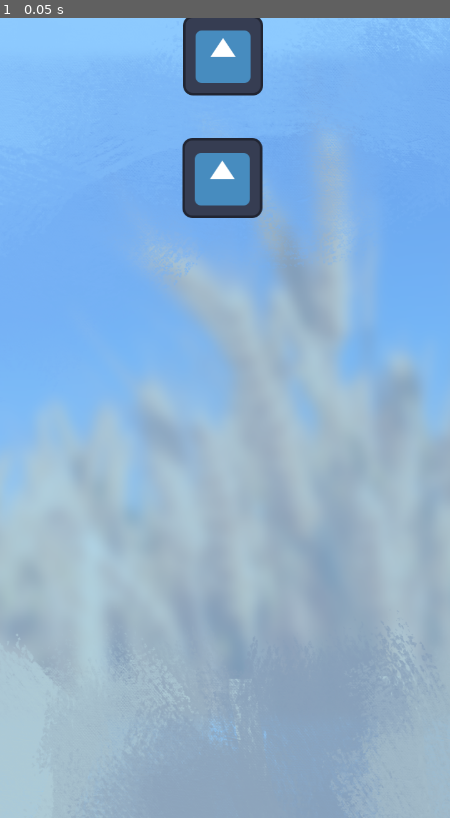
Above: before the commit, frame 1.
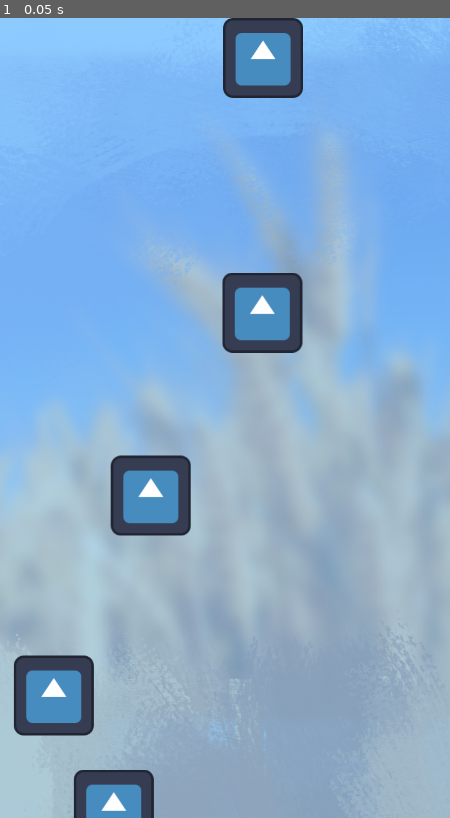
Above: after the commit, the same moment.

Repository: DannyIsYog/Trigo-Jump
Game: Godot game, scene res://Scenes/Game.tscn
Two runs of this game, one before a commit and one after it. Both use one fixed random seed, a clock stepped at 60 frames per second and the inputs below. The engine's default icon, where the game draws it, is replaced by a stand-in: a white triangle on a blue panel in a dark square.
Inputs:
- Up to frame 1 (0.05 s): no input

The runs differ from the first frame. In frame 1, 10% of the frame differs, in the area x 3-68%, y 0-100%.

Commit message:
add spawning platforms

Diff:
--- a/Scenes/Game.gd
+++ b/Scenes/Game.gd
@@ -3,6 +3,7 @@
 @export var platform_scene: PackedScene
 
 func _ready() -> void:
+	randomize()
 	spawn_platforms()
 
 
--- a/Scenes/Game.tscn
+++ b/Scenes/Game.tscn
@@ -6,13 +6,31 @@
 
 [sub_resource type="Curve2D" id="Curve2D_lbvoq"]
 _data = {
-"points": PackedVector2Array(0, 0, 0, 0, 0, 60, 0, 0, 0, 0, 720, 60)
+"points": PackedVector2Array(0, 0, 0, 0, 0, 0, 0, 0, 0, 0, 720, 0)
 }
 point_count = 2
 
 [sub_resource type="Curve2D" id="Curve2D_h5rls"]
 _data = {
-"points": PackedVector2Array(0, 0, 0, 0, 0, 256, 0, 0, 0, 0, 720, 256)
+"points": PackedVector2Array(0, 0, 0, 0, 0, 368, 0, 0, 0, 0, 720, 448)
+}
+point_count = 2
+
+[sub_resource type="Curve2D" id="Curve2D_ax20e"]
+_data = {
+"points": PackedVector2Array(0, 0, 0, 0, 0, 720, 0, 0, 0, 0, 720, 640)
+}
+point_count = 2
+
+[sub_resource type="Curve2D" id="Curve2D_bqvue"]
+_data = {
+"points": PackedVector2Array(0, 0, 0, 0, 0, 1024, 0, 0, 0, 0, 720, 896)
+}
+point_count = 2
+
+[sub_resource type="Curve2D" id="Curve2D_7a7iv"]
+_data = {
+"points": PackedVector2Array(0, 0, 0, 0, 0, 1200, 0, 0, 0, 0, 720, 1216)
 }
 point_count = 2
 
@@ -26,13 +44,34 @@
 curve = SubResource("Curve2D_lbvoq")
 
 [node name="Spawn" type="PathFollow2D" parent="PlatformSpawning/PlatformPath1"]
-position = Vector2(0, 60)
 
 [node name="PlatformPath2" type="Path2D" parent="PlatformSpawning"]
 curve = SubResource("Curve2D_h5rls")
 
 [node name="Spawn" type="PathFollow2D" parent="PlatformSpawning/PlatformPath2"]
-position = Vector2(0, 256)
+position = Vector2(0, 368)
+rotation = 0.110657
+
+[node name="PlatformPath3" type="Path2D" parent="PlatformSpawning"]
+curve = SubResource("Curve2D_ax20e")
+
+[node name="Spawn" type="PathFollow2D" parent="PlatformSpawning/PlatformPath3"]
+position = Vector2(0, 720)
+rotation = -0.110657
+
+[node name="PlatformPath4" type="Path2D" parent="PlatformSpawning"]
+curve = SubResource("Curve2D_bqvue")
+
+[node name="Spawn" type="PathFollow2D" parent="PlatformSpawning/PlatformPath4"]
+position = Vector2(0, 1024)
+rotation = -0.17594
+
+[node name="PlatformPath5" type="Path2D" parent="PlatformSpawning"]
+curve = SubResource("Curve2D_7a7iv")
+
+[node name="Spawn" type="PathFollow2D" parent="PlatformSpawning/PlatformPath5"]
+position = Vector2(0, 1200)
+rotation = 0.0222186
 
 [node name="Platforms" type="Node" parent="."]
 
--- a/Scenes/Platform.tscn
+++ b/Scenes/Platform.tscn
@@ -6,3 +6,4 @@
 
 [node name="Icon" type="Sprite2D" parent="."]
 texture = ExtResource("1_rfjnb")
+centered = false
Not shown: 1 places in Scenes/Game.tscn that only renumber resources
